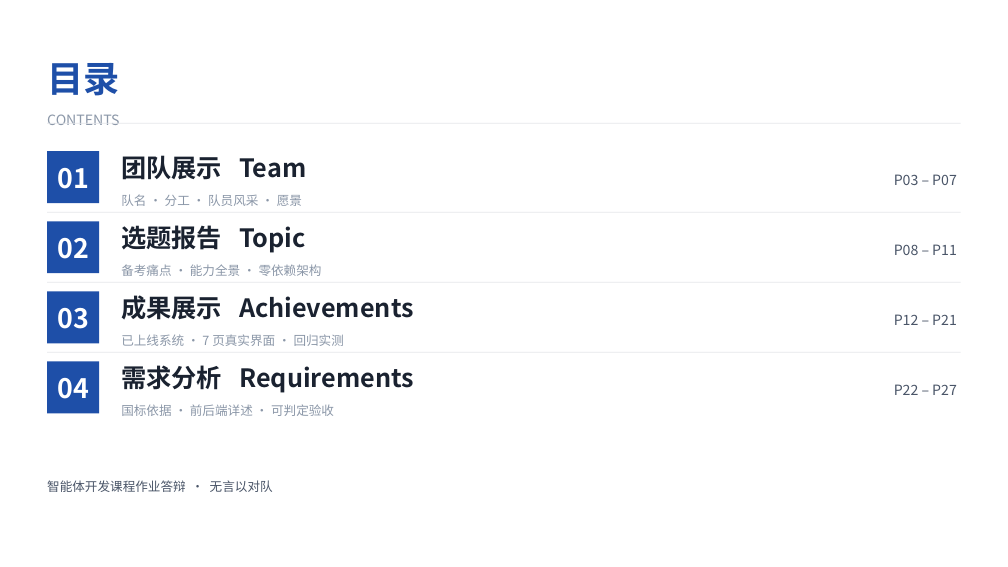
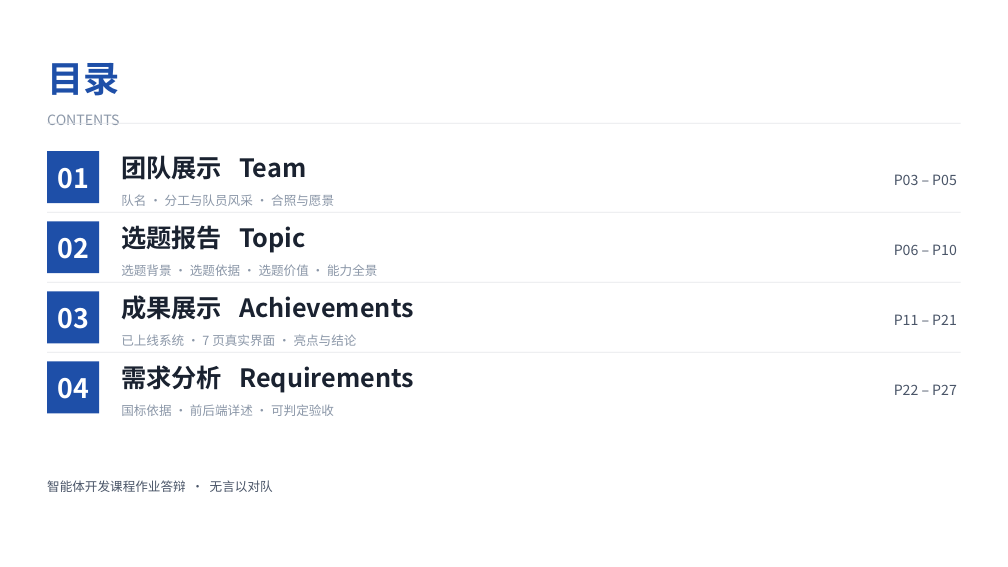
Before and after one commit to kecit33/ai-agent-study, a slide deck: slide 2 of docs/AI校园学习陪伴助手_团队展示与需求分析.pptx. Drawn at 1008x567 pixels with LibreOffice and Linux fonts; fonts in the diff are those of the drawing. Boxes give left, top, right and bottom in pixels: in the first picture for what was removed or moved away, otherwise in the second. Text is boxed around its words. In the diff, an @@ line names an element or a change of style, - is before the commit and + after.

```diff
--- a/docs/AI校园学习陪伴助手_团队展示与需求分析.pptx
+++ b/docs/AI校园学习陪伴助手_团队展示与需求分析.pptx
@@ text at [894, 174, 957, 185]: text changed @@
-P03 – P07
+P03 – P05
@@ text at [121, 194, 334, 206]: text changed @@
-队名 · 分工 · 队员风采 · 愿景
+队名 · 分工与队员风采 · 合照与愿景
@@ text at [121, 264, 377, 276]: text changed @@
-备考痛点 · 能力全景 · 零依赖架构
+选题背景 · 选题依据 · 选题价值 · 能力全景
@@ text at [894, 244, 957, 255]: text changed @@
-P08 – P11
+P06 – P10
@@ text at [894, 314, 957, 325]: text changed @@
-P12 – P21
+P11 – P21
@@ text at [121, 334, 357, 346]: text changed @@
-已上线系统 · 7 页真实界面 · 回归实测
+已上线系统 · 7 页真实界面 · 亮点与结论
```
Also in this commit, not shown: 18 other slides changed, 3 slides added, 3 slides removed, 28 other files.
